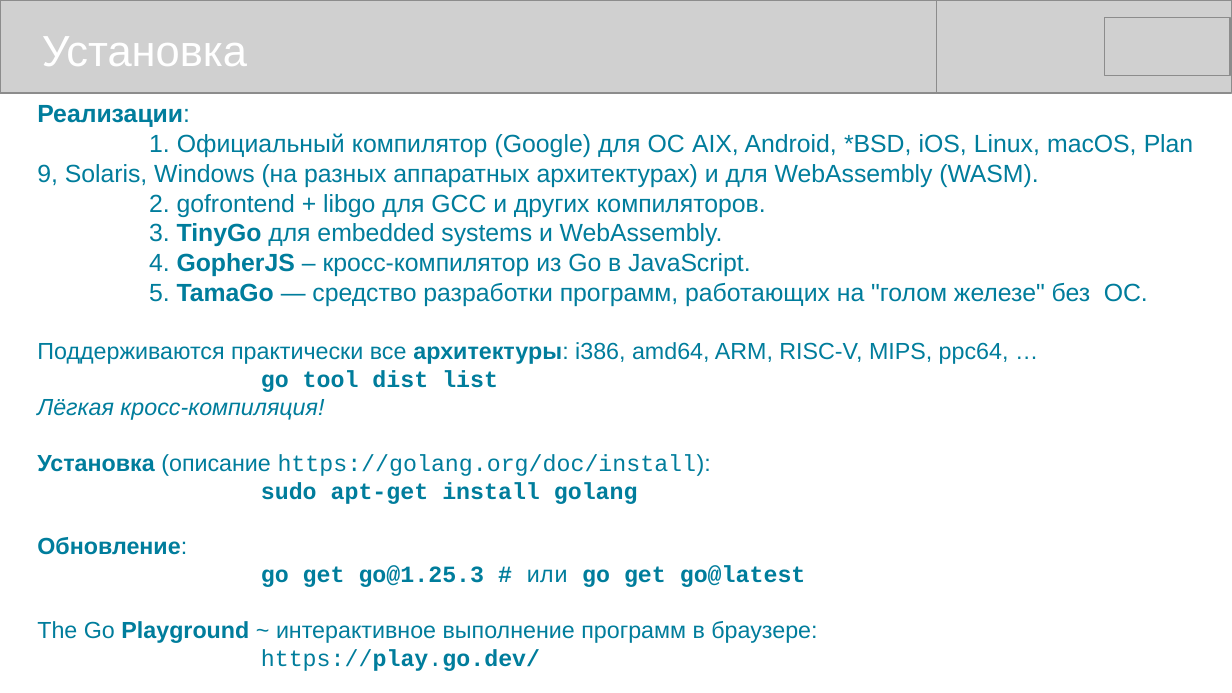
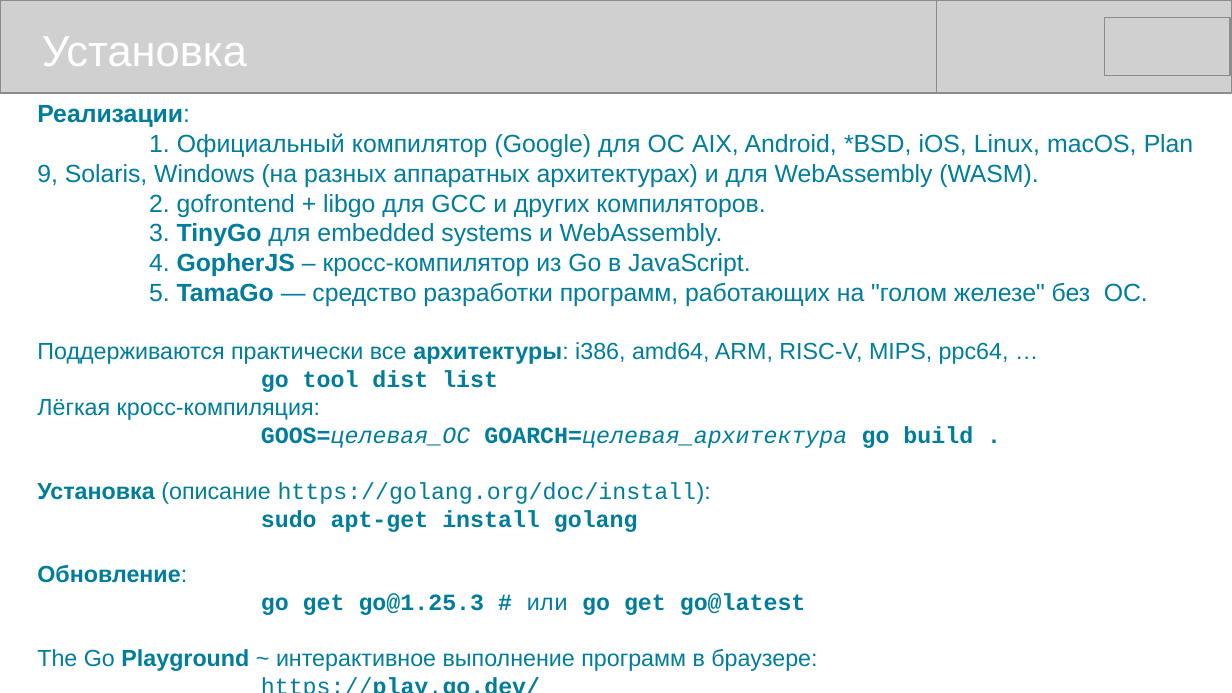
Before and after one commit to mike-shock/Go_language, a slide deck: slide 7 of Go_Preview.odp (slide 6 before the commit). Drawn at 1232x693 pixels with LibreOffice and Linux fonts; fonts in the diff are those of the drawing; grey boxes stand for pictures. Boxes give left, top, right and bottom in pixels: in the first picture for what was removed or moved away, otherwise in the second. Text is boxed around its words. In the diff, an @@ line names an element or a change of style, - is before the commit and + after.

```diff
--- a/Go_Preview.odp
+++ b/Go_Preview.odp
@@ text at box(37, 399, 973, 448): text changed; font Arial to Courier New; italic off @@
-Лёгкая кросс-компиляция!
+Лёгкая кросс-компиляция:
+GOOS=целевая_ОС GOARCH=целевая_архитектура go build .
```
Also in this commit, not shown: 4 other slides changed, 3 other files.
